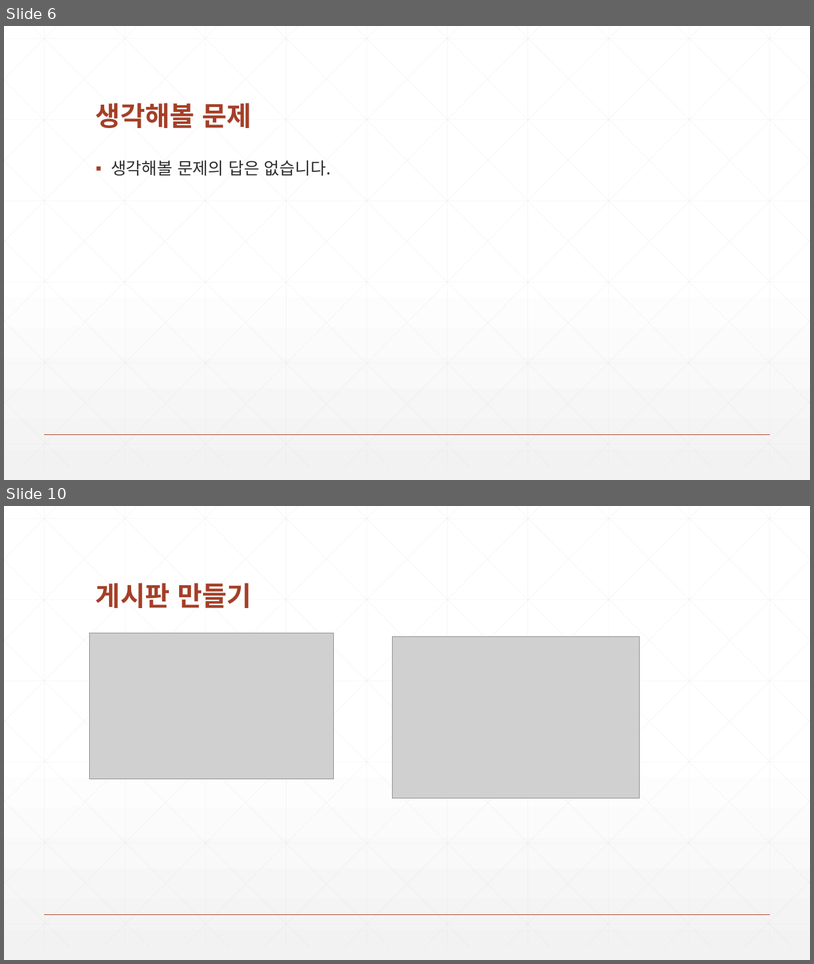
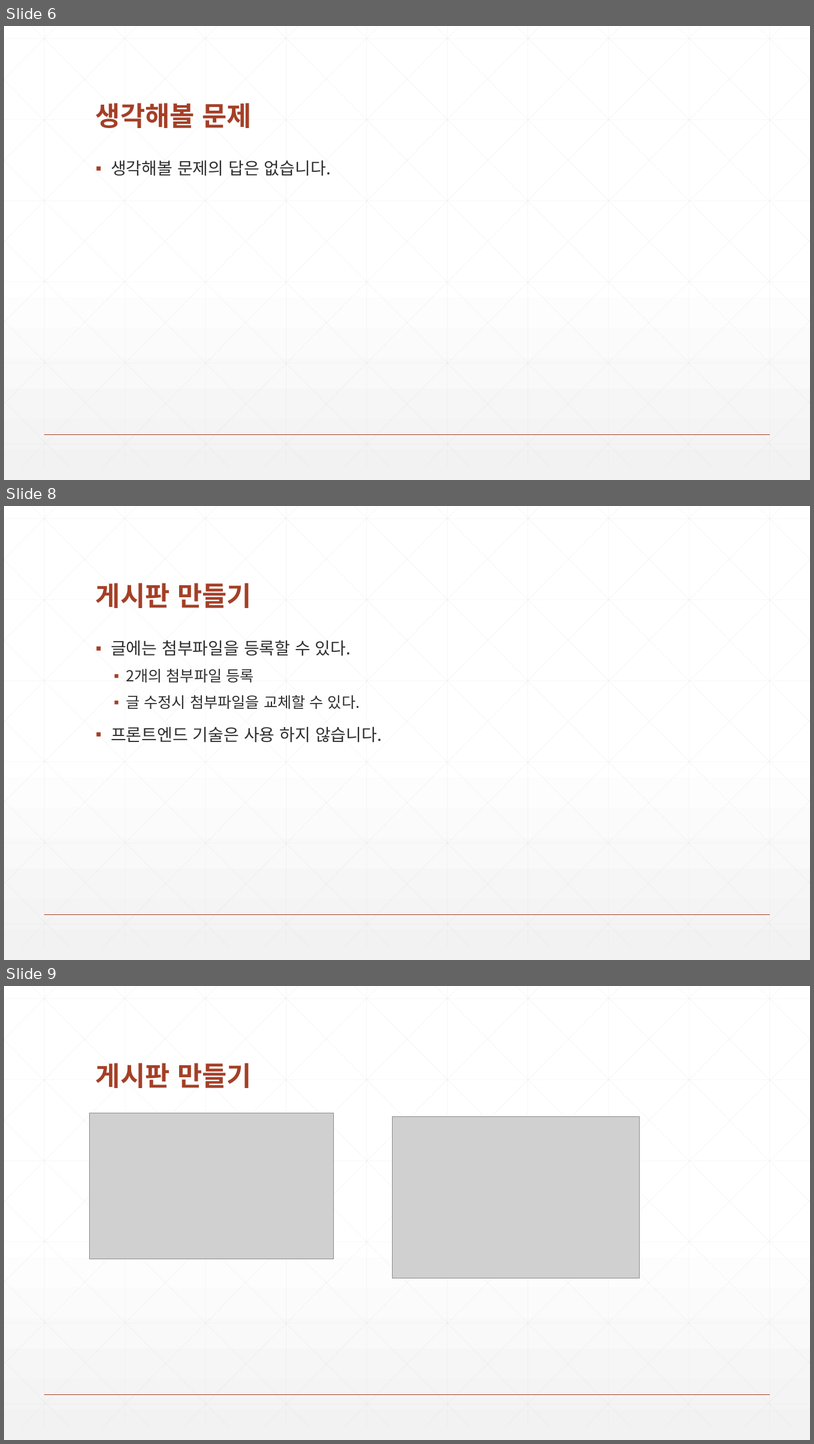
Before and after one commit to zeroshift01/code5, a slide deck: inflearn01/doc/교재_개정내용.pptx. Shown one above the other, each under a label of ours: slides 6 and 10 before the commit, slides 6, 8 and 9 after it; the slides between them are not shown. The pictures are 814x964 and 814x1444 pixels, drawn with LibreOffice and Linux fonts; fonts in the diff are those of the drawing; grey boxes stand for pictures. Boxes give left, top, right and bottom in pixels: in the first picture for what was removed or moved away, otherwise in the second. Text is boxed around its words. In the diff, an @@ line names an element or a change of style, - is before the commit and + after.

```diff
--- a/inflearn01/doc/교재_개정내용.pptx
+++ b/inflearn01/doc/교재_개정내용.pptx
@@ slide 8 added at bbox=[4, 506, 810, 960], background gradient #FFFFFF to #F2F2F2; not listed: 47 template elements that a slide beside it also shows @@
@@ title added at bbox=[96, 583, 252, 608], 32 pt, text #A43F27, bold @@
+게시판 만들기
@@ text added at bbox=[111, 640, 382, 742], 20 pt, text #2D2E2D @@
+▪ 글에는 첨부파일을 등록할 수 있다.
+  ▪ 2개의 첨부파일 등록
+  ▪ 글 수정시 첨부파일을 교체할 수 있다.
+▪ 프론트엔드 기술은 사용 하지 않습니다.
@@ what was slide 10 is now slide 9 @@
```
Also in this commit, not shown: 7 slides changed, 6 other slides added.
